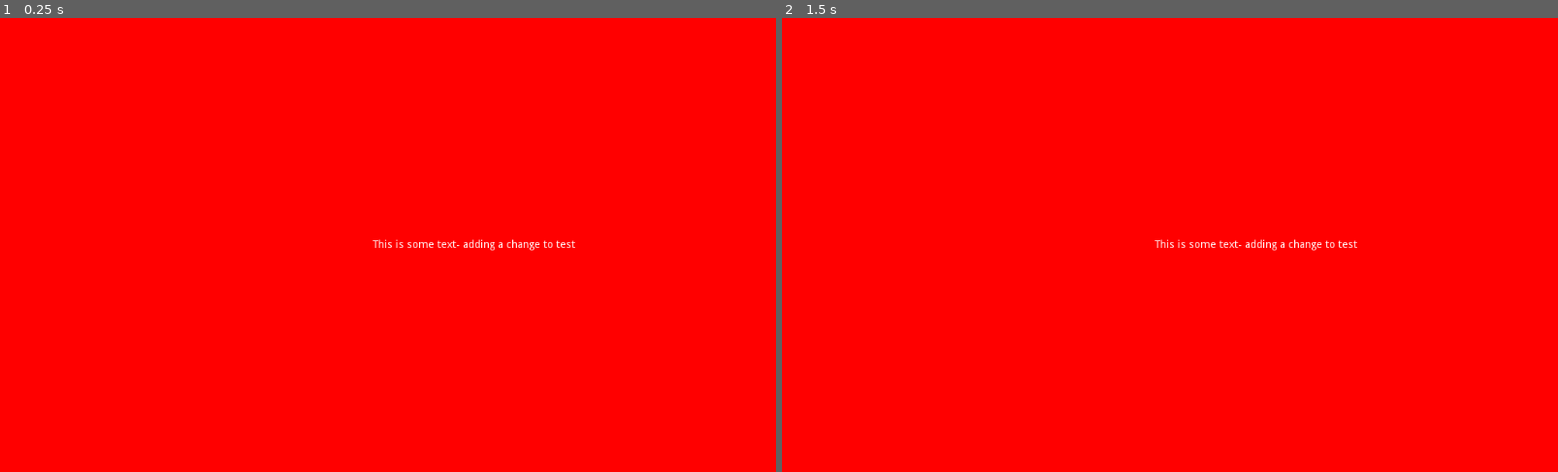
Above: before the commit, frames 1-2 (left to right).
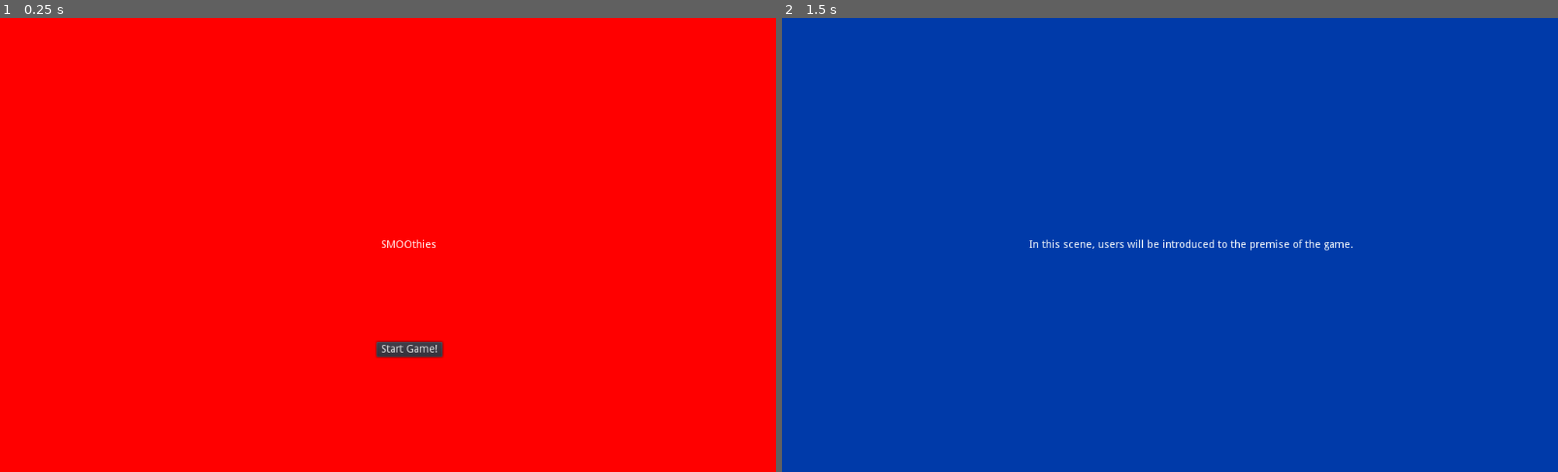
Above: after the commit, the same moments.

Repository: thepriscillawang/SMOOthies
Game: Godot game, scene res://Scenes/Main.tscn
The game is run twice, just before and just after one commit, with the same random seed, the same clock (stepped at 60 frames per second) and the same inputs. Before the commit the project starts from res://Main.tscn.
Inputs (mouse positions are in pixels of both pictures, inside the frame that each line leads up to):
- Up to frame 1 (0.25 s): no input
- Up to frame 2 (1.5 s): click (1193, 349) at 0.5 s, where only the run after the commit has a clickable "Start Game!"; click (1193, 349) at 1.25 s, where only the run after the commit has a clickable "Start Game!"

The runs differ from the first frame. In frame 1, 0.6% of the frame differs, in the area x 48-75%, y 48-75%; in frame 2, 100%, in the area x 0-100%, y 0-100%.

Commit message:
added scene loader and intro scene

Diff:
--- a/src/SMOOthies/Main.tscn
+++ /dev/null
@@ -1,21 +0,0 @@
-[gd_scene format=2]
-
-[node name="Root" type="Control"]
-anchor_right = 1.0
-anchor_bottom = 1.0
-
-[node name="ColorRect" type="ColorRect" parent="."]
-anchor_right = 1.0
-anchor_bottom = 1.0
-color = Color( 1, 0, 0, 1 )
-
-[node name="Label" type="Label" parent="."]
-anchor_left = 0.5
-anchor_top = 0.5
-anchor_right = 0.5
-anchor_bottom = 0.5
-margin_left = -20.0
-margin_top = -7.0
-margin_right = 20.0
-margin_bottom = 7.0
-text = "This is some text- adding a change to test"
--- /dev/null
+++ b/src/SMOOthies/Scenes/Intro.gd
@@ -0,0 +1,17 @@
+extends Node2D
+
+
+# Declare member variables here. Examples:
+# var a = 2
+# var b = "text"
+
+
+# Called when the node enters the scene tree for the first time.
+func _ready():
+	#SceneLoader._load_scene()
+	pass # Replace with function body.
+
+
+# Called every frame. 'delta' is the elapsed time since the previous frame.
+#func _process(delta):
+#	pass
--- /dev/null
+++ b/src/SMOOthies/Scenes/Intro.tscn
@@ -0,0 +1,21 @@
+[gd_scene format=2]
+
+[node name="Node2D" type="Node2D"]
+
+[node name="ColorRect" type="ColorRect" parent="."]
+anchor_right = 1.0
+anchor_bottom = 1.0
+margin_right = 1080.0
+margin_bottom = 600.0
+color = Color( 0, 0.231373, 0.666667, 1 )
+
+[node name="premise of game" type="Label" parent="ColorRect"]
+anchor_left = 0.5
+anchor_top = 0.5
+anchor_right = 0.5
+anchor_bottom = 0.5
+margin_left = -214.0
+margin_top = -7.0
+margin_right = 214.0
+margin_bottom = 7.0
+text = "In this scene, users will be introduced to the premise of the game."
--- /dev/null
+++ b/src/SMOOthies/Scenes/Main.gd
@@ -0,0 +1,17 @@
+extends Node2D
+
+func _ready():
+	print("hello")
+
+# Loads the intro scene.
+func _load_intro():
+	SceneLoader.main = self
+	SceneLoader._load_scene("Intro")
+
+func _on_StartButton_pressed():
+	print("button pressed")
+	_load_intro()
+	pass # Replace with function body.
+
+func _testfunction():
+	print("test function called")
--- /dev/null
+++ b/src/SMOOthies/Scenes/Main.tscn
@@ -0,0 +1,35 @@
+[gd_scene load_steps=2 format=2]
+
+[ext_resource path="res://Scenes/Main.gd" type="Script" id=1]
+
+[node name="Root" type="Node2D"]
+script = ExtResource( 1 )
+
+[node name="ColorRect" type="ColorRect" parent="."]
+margin_right = 1080.0
+margin_bottom = 600.0
+color = Color( 1, 0, 0, 1 )
+
+[node name="Label" type="Label" parent="ColorRect"]
+anchor_left = 0.5
+anchor_top = 0.5
+anchor_right = 0.5
+anchor_bottom = 0.5
+margin_left = -37.5
+margin_top = -7.0
+margin_right = 37.5
+margin_bottom = 7.0
+text = "SMOOthies"
+
+[node name="StartButton" type="Button" parent="ColorRect"]
+anchor_left = 0.5
+anchor_top = 1.0
+anchor_right = 0.5
+anchor_bottom = 1.0
+margin_left = -43.0
+margin_top = -172.0
+margin_right = 44.0
+margin_bottom = -152.0
+text = "Start Game!"
+
+[connection signal="pressed" from="ColorRect/StartButton" to="." method="_on_StartButton_pressed"]
--- /dev/null
+++ b/src/SMOOthies/Scenes/SceneLoader.gd
@@ -0,0 +1,14 @@
+extends Node
+
+var current_scene
+var main setget _set_main
+
+func _set_main(_main):
+	main = _main
+
+func _load_scene(scene):
+	if current_scene != null:
+		main.remove_child(current_scene)
+
+	current_scene = load("res://Scenes/" + scene + ".tscn").instance()
+	main.add_child(current_scene)
--- a/src/SMOOthies/project.godot
+++ b/src/SMOOthies/project.godot
@@ -11,8 +11,12 @@
 [application]
 
 config/name="SMOOthies"
-run/main_scene="res://Main.tscn"
+run/main_scene="res://Scenes/Main.tscn"
 config/icon="res://icon.png"
+
+[autoload]
+
+SceneLoader="*res://Scenes/SceneLoader.gd"
 
 [gui]
 
